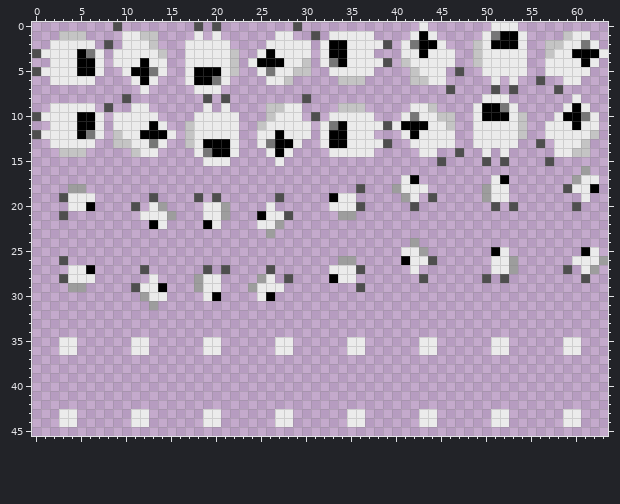
One commit to this pixel-art file: assets/astronaut.aseprite. That is the earlier state.
64x64 pixels, 1 frame. Colours within 5 levels of each other are drawn and written as one. Shown: x 0..63, y 0..45.
Once edited:
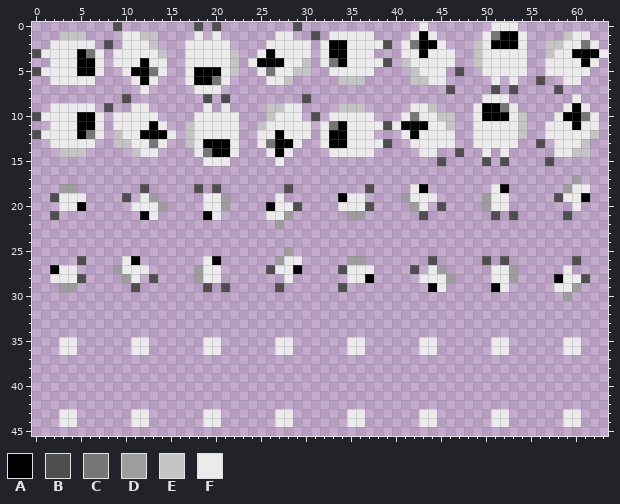
Palette (. is transparent): A #000000  B #4e4e4e  C #767676  D #9d9d9d  E #c4c4c4  F #ebebeb
The edit:
Changed rows in their new state; - is an unchanged pixel.
first column x 2:
16 -----------------------------------------------------------.--
17 ---------------------------------------..--------..--------..-
18 -D-.------B-----B-B-------B-------.B--..-A------.-A------D--.-
19 BF--.---B-FD----.FFD-----F-----.A-F------FF-------------BFFA--
20 -F-A.----FF-------------AFFB---.--FB----DF-B----DFF.------F---
21 B.--------A-..---A-.---.--D-----.-D------B-------B-B-----B----
22 -----------..----..----..-------------------------------------
23 ------------------------.-------------------------------------
24 ----------------------------------------.---------------------
25 --------------------------D------------...-------..--------..-
26 -.-B----FA-------FA------DFF----.-D----...------B.B.------B...
27 AF-..--DFFF-----DFF.-----FFA---.B-FF----B-FD-------------F-..-
28 FF-B.---DF-B-----------..-F----..-FA-----FFFD---.FFD----AFF---
29 -D-.------...---.B.B--...B------B-.-------AF-----AF-----FFD---
30 ----------...----..----..--------------------------------D----
31 -----------.--------------------------------------------------
Where, in picture pixels (left, top, right, bottom), the same in both pictures:
changed: (554, 166, 608, 301)
changed: (329, 175, 518, 292)
changed: (50, 184, 302, 310)
